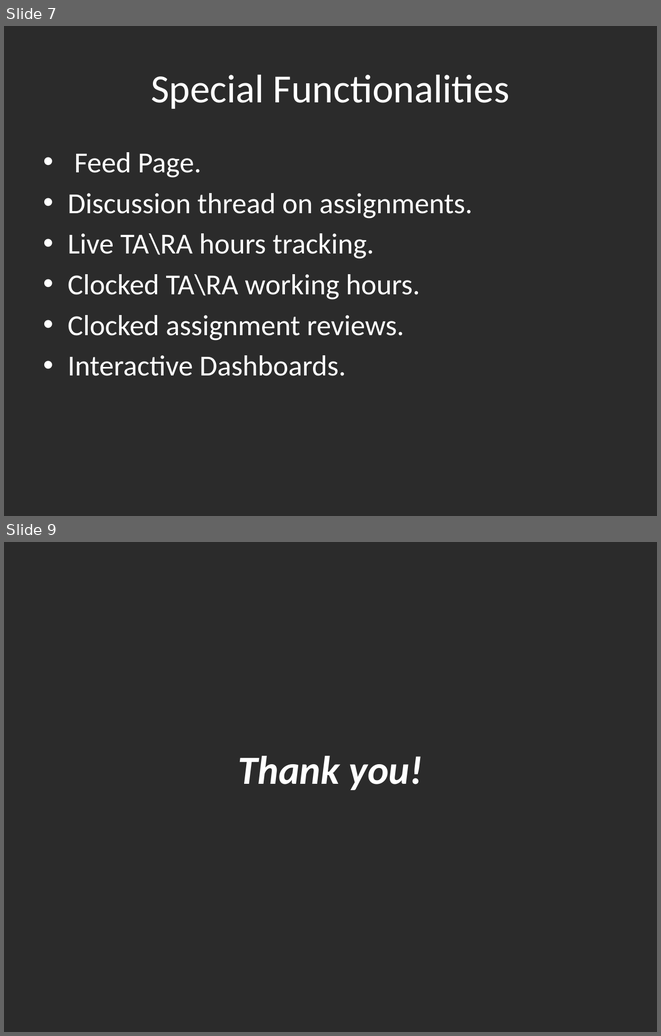
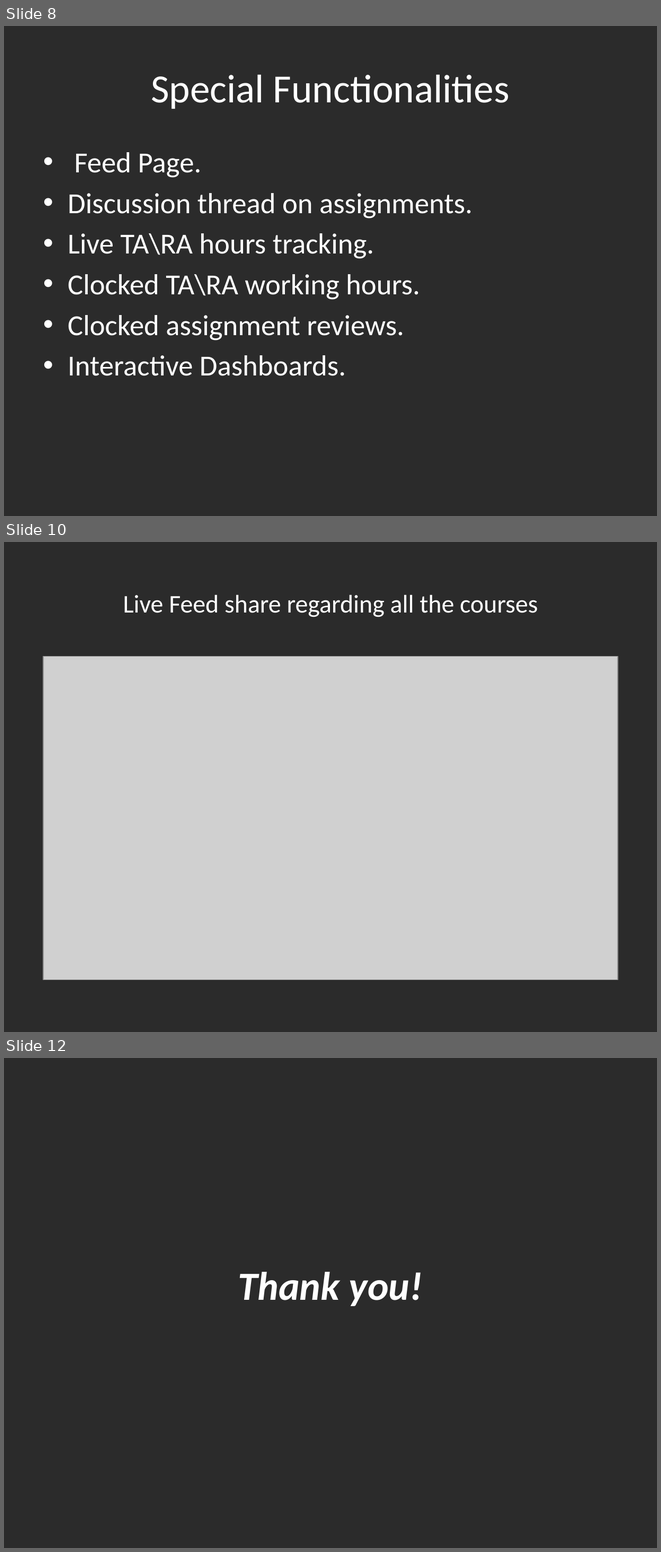
Before and after one commit to BaraiKaran/Education-Resource-Platform, a slide deck: AED_Project_Presentation_1.pptx. Shown one above the other, each under a label of ours: slides 7 and 9 before the commit, slides 8, 10 and 12 after it; the slides between them are not shown. The pictures are 661x1036 and 661x1552 pixels, drawn with LibreOffice and Linux fonts; fonts in the diff are those of the drawing; grey boxes stand for pictures; background and template pictures are left out; a plain dark background stands for a picture behind light text. Boxes give left, top, right and bottom in pixels: in the first picture for what was removed or moved away, otherwise in the second. Text is boxed around its words. In the diff, an @@ line names an element or a change of style, - is before the commit and + after.

```diff
--- a/AED_Project_Presentation_1.pptx
+++ b/AED_Project_Presentation_1.pptx
@@ slide 10 added at (4,542,657,1032), background picture (left out) @@
@@ title added at (123,594,538,617), 28 pt, text #FFFFFF @@
+Live Feed share regarding all the courses
@@ picture added at (43,656,618,979) @@
@@ what was slide 7 is now slide 8 @@
@@ what was slide 9 is now slide 12 @@
```
Also in this commit, not shown: 2 other slides added.
